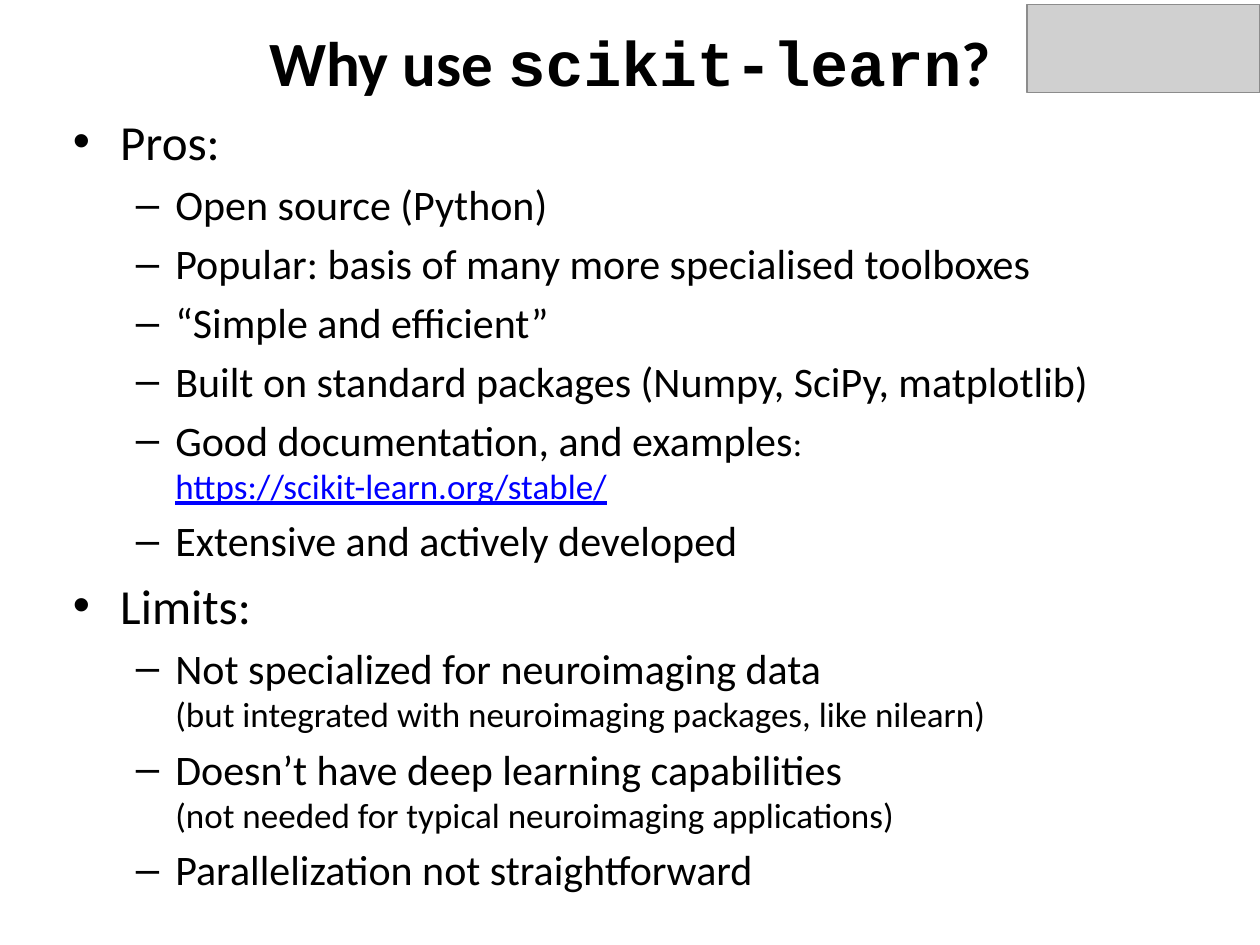
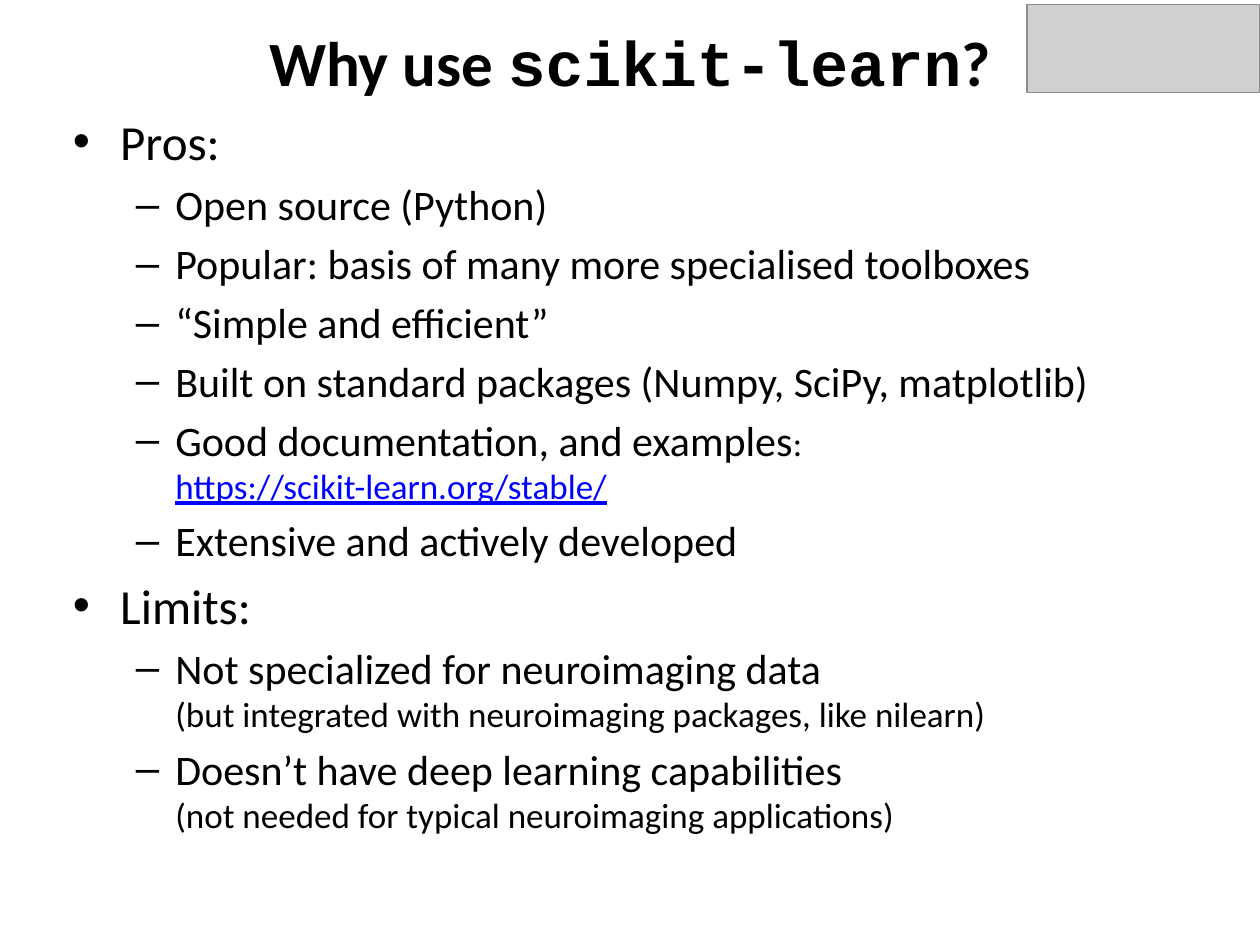
Before and after one commit to MRC-CBU/COGNESTIC, a slide deck: slide 14 of 09_MVPA_MRI/COGNESTIC26_MVPA_djm_part1.pptx. Drawn at 1260x945 pixels with LibreOffice and Linux fonts; fonts in the diff are those of the drawing; grey boxes stand for pictures. Boxes give left, top, right and bottom in pixels: in the first picture for what was removed or moved away, otherwise in the second. Text is boxed around its words. In the diff, an @@ line names an element or a change of style, - is before the commit and + after.

```diff
--- a/09_MVPA_MRI/COGNESTIC26_MVPA_djm_part1.pptx
+++ b/09_MVPA_MRI/COGNESTIC26_MVPA_djm_part1.pptx
@@ text at (x1=175, y1=855, x2=753, y2=893): paragraph removed @@
-  – Parallelization not straightforward
```
Also in this commit, not shown: 6 other slides changed.
